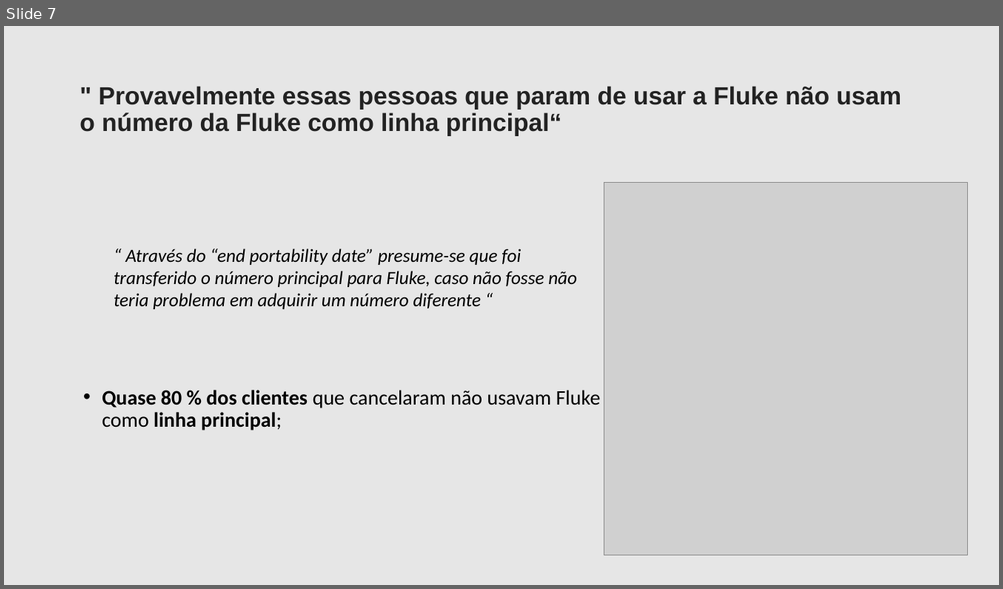
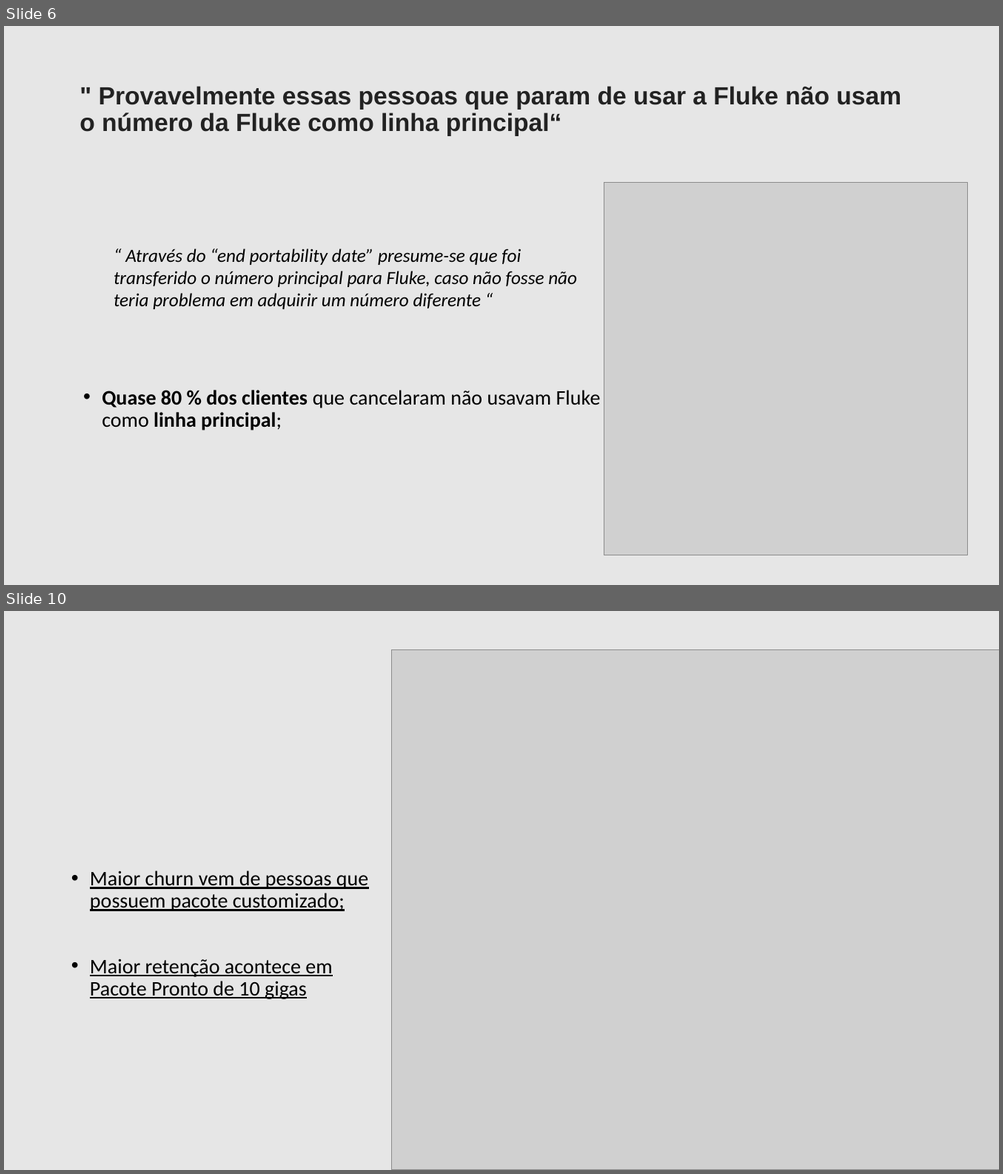
Before and after one commit to filipeaguiarrod/Fluke-Case, a slide deck: Churn_Case.pptx. Shown one above the other, each under a label of ours: slide 7 before the commit, slides 6 and 10 after it; the slides between them are not shown. The pictures are 1003x589 and 1003x1174 pixels, drawn with LibreOffice and Linux fonts; fonts in the diff are those of the drawing; grey boxes stand for pictures. Boxes give left, top, right and bottom in pixels: in the first picture for what was removed or moved away, otherwise in the second. Text is boxed around its words. In the diff, an @@ line names an element or a change of style, - is before the commit and + after.

```diff
--- a/Churn_Case.pptx
+++ b/Churn_Case.pptx
@@ slide 10 added at (x1=4, y1=611, x2=999, y2=1170), background #E6E6E6 @@
@@ picture added at (x1=392, y1=649, x2=999, y2=1170) @@
@@ text added at (x1=90, y1=871, x2=368, y2=999), 20 pt, text #000000, underline @@
+• Maior churn vem de pessoas que possuem pacote customizado;
+• Maior retenção acontece em Pacote Pronto de 10 gigas
@@ what was slide 7 is now slide 6 @@
```
Also in this commit, not shown: 5 slides changed, 1 other slide added, 2 slides removed, 3 other files.
